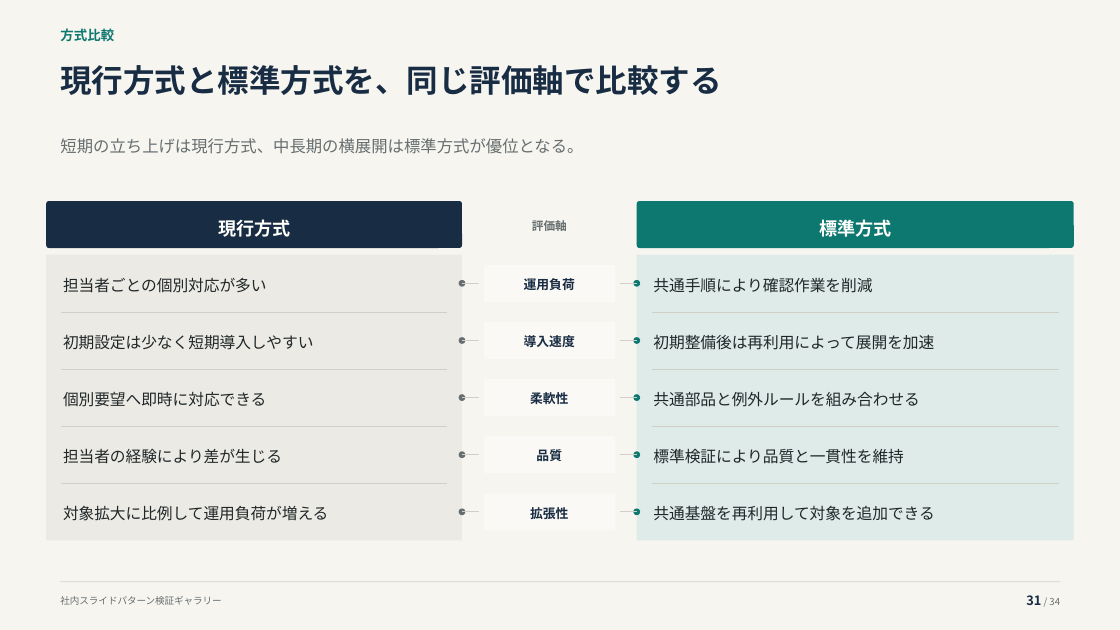
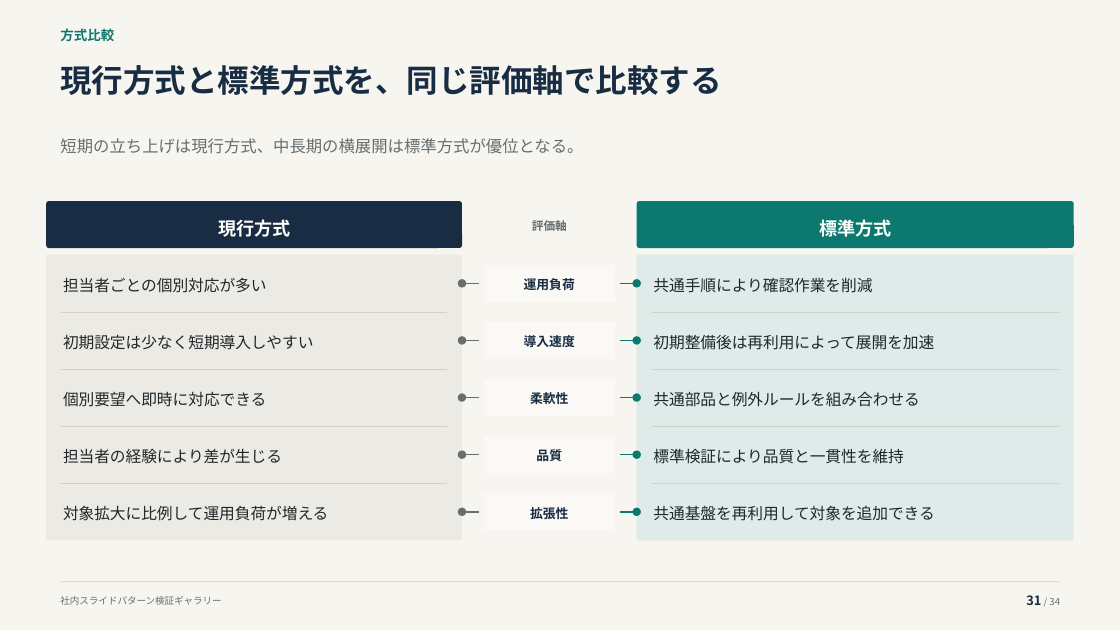
Before and after one commit to thinas1115/pptxdsl, a slide deck: slide 31 of examples/gallery/pattern_gallery.pptx. Drawn at 1120x630 pixels with LibreOffice and Linux fonts; fonts in the diff are those of the drawing. Boxes give left, top, right and bottom in pixels: in the first picture for what was removed or moved away, otherwise in the second. Text is boxed around its words. In the diff, an @@ line names an element or a change of style, - is before the commit and + after.

```diff
--- a/examples/gallery/pattern_gallery.pptx
+++ b/examples/gallery/pattern_gallery.pptx
@@ line (462, 283) - (479, 283): stroke #D1CFC8 0.8 pt to #666E70 1.25 pt @@
@@ line (620, 283) - (637, 283): stroke #D1CFC8 0.8 pt to #0D7870 1.25 pt @@
@@ line (462, 340) - (479, 340): stroke #D1CFC8 0.8 pt to #666E70 1.25 pt @@
@@ line (620, 340) - (637, 340): stroke #D1CFC8 0.8 pt to #0D7870 1.25 pt @@
@@ line (462, 397) - (479, 397): stroke #D1CFC8 0.8 pt to #666E70 1.25 pt @@
@@ line (620, 397) - (637, 397): stroke #D1CFC8 0.8 pt to #0D7870 1.25 pt @@
@@ line (462, 455) - (479, 455): stroke #D1CFC8 0.8 pt to #666E70 1.25 pt @@
@@ line (620, 455) - (637, 455): stroke #D1CFC8 0.8 pt to #0D7870 1.25 pt @@
@@ line (462, 512) - (479, 512): stroke #D1CFC8 0.8 pt to #666E70 1.25 pt @@
@@ line (620, 512) - (637, 512): stroke #D1CFC8 0.8 pt to #0D7870 1.25 pt @@
```
Also in this commit, not shown: 8 other files.
